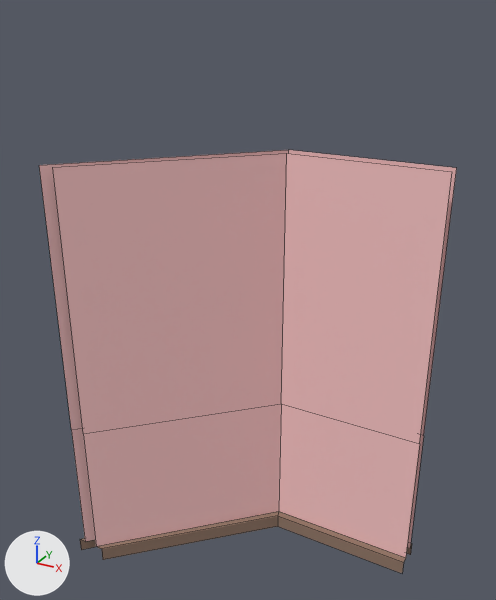
Renders of the FBX model Content/Game_Art/FBX/Archi/SM_Angle_45_Gauche_1x2.fbx from each side of a commit.
The view is the same before and after, from a 50 mm lens placed at (1.8, -3.78, 3.65), pointed at (-0.07, -0.37, 1.94). Arrows for +X, +Y and +Z are at lower left; the lights stay in place. Mesh edges are drawn as thin lines.

The first picture shows 'SM_Angle_45_Gauche_1x2'.
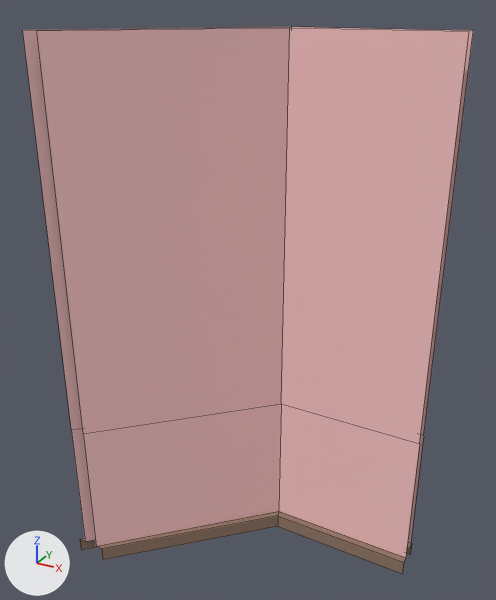
Patch to the scene script:
```diff
--- a/Content/Game_Art/FBX/Archi/SM_Angle_45_Gauche_1x2.fbx.py
+++ b/Content/Game_Art/FBX/Archi/SM_Angle_45_Gauche_1x2.fbx.py
@@ me_mesh @@
 me_mesh.from_pydata(...)  # 30 vertices, 16 faces; spans x -1.1..1.0, y -1.0..0.1, z 0.0..2.8
 # used by ob_sm_angle_45_gauche_1x2; location = (0.0, 0.0, 0.0)
 # before: 4 (-1.05, -1.0, 2.8) at pixel (39, 165), 13 (-0.95, -1.0, 2.8) at pixel (52, 167), 14 (0.02, -0.05, 2.8) at pixel (286, 153), 23 (1.0, 0.05, 2.8) at pixel (456, 167), 24 (-0.02, 0.05, 2.8) at pixel (288, 149)
 # before: 29 (1.0, -0.05, 2.8) at pixel (452, 171)
+# me_mesh part 1
+for i in [4, 13, 14, 23, 24, 29]: me_mesh.vertices[i].co += Vector((0.0, 0.0, 0.7))
 me_mesh.materials.append(mat_mur)
```

Pixel boxes [x1, y1, x2, y2] of what changed, in the pictures (496 x 600 px; the box of a moved part takes in the faces that stretch with it):
'SM_Angle_45_Gauche_1x2', reshaped (8% wider, 29% taller): before [39, 150, 457, 573]; after [23, 27, 473, 573]
part 1 of me_mesh, moved or reshaped: before [39, 150, 457, 328]; after [23, 27, 473, 328]
